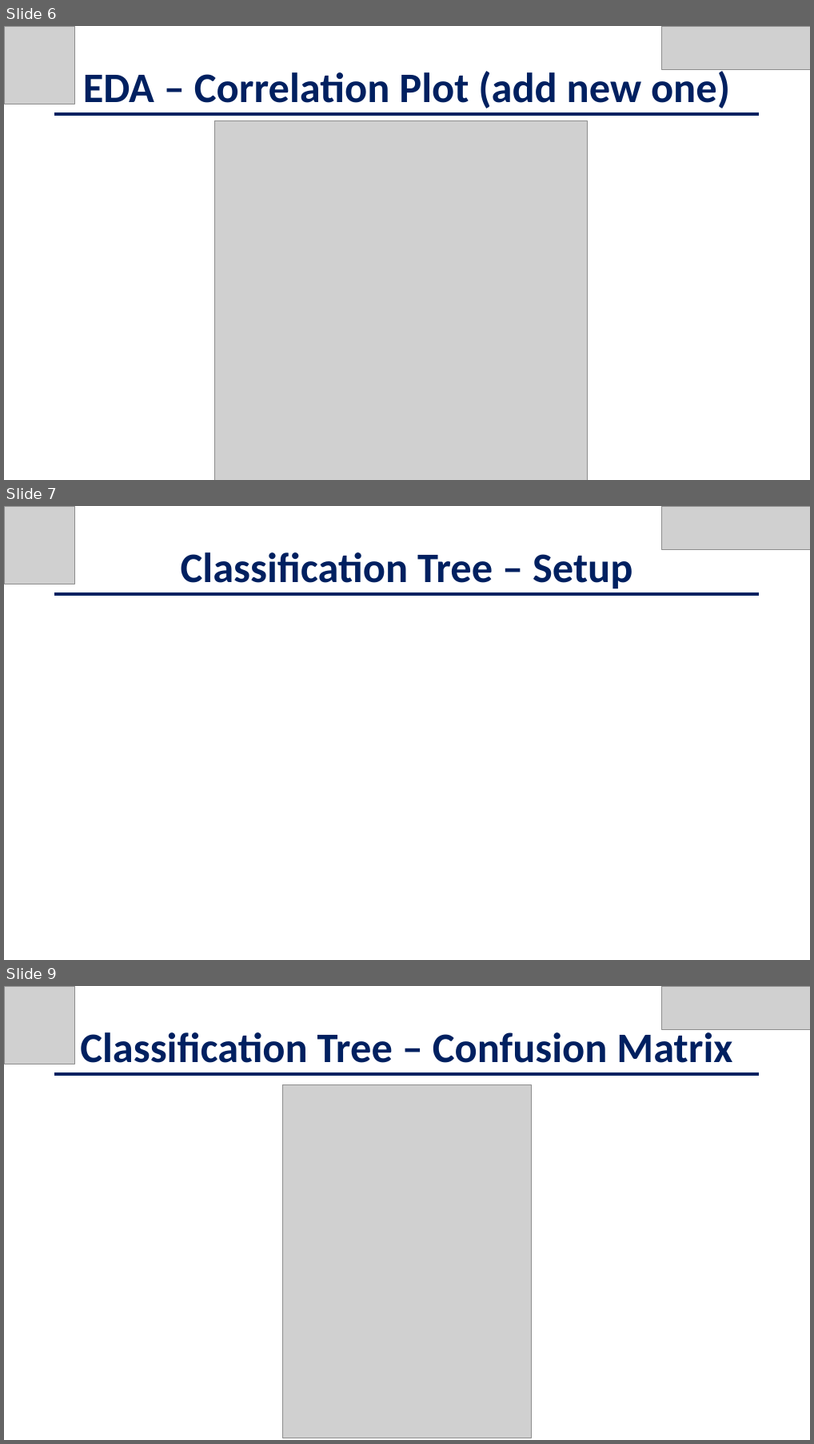
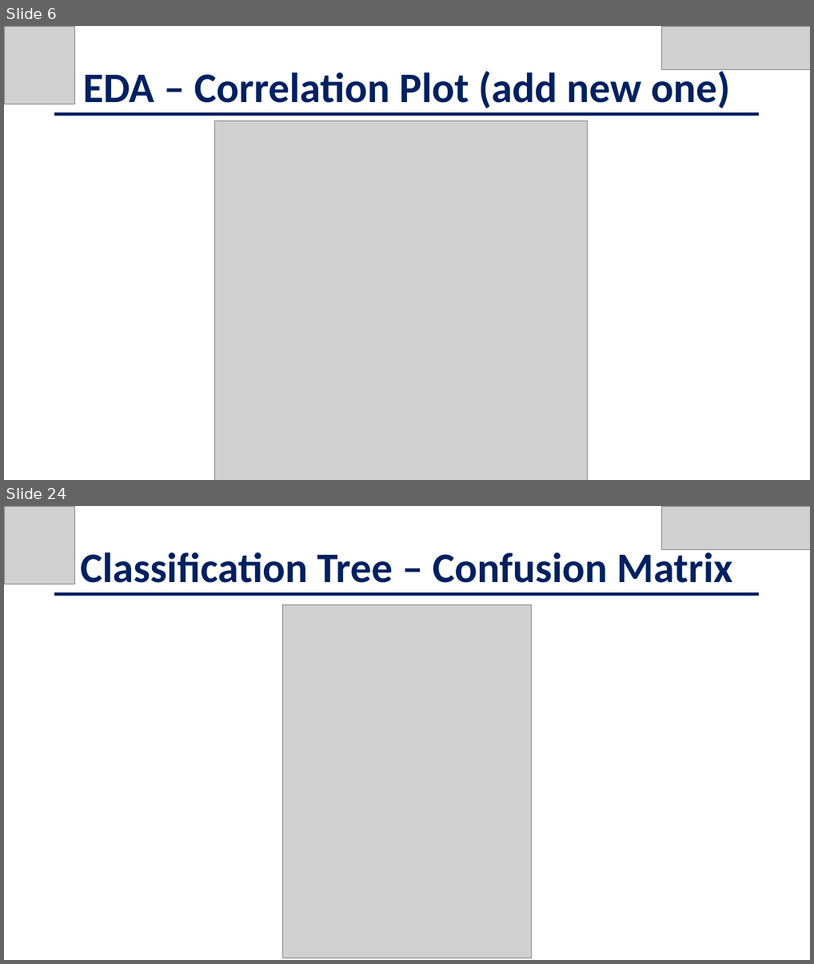
Before and after one commit to jschild01/JMB_DATS_6101, a slide deck: Project2/EDA_LendingClub_Slides - Project 2.pptx. Shown one above the other, each under a label of ours: slides 6, 7 and 9 before the commit, slides 6 and 24 after it; the slides between them are not shown. The pictures are 814x1444 and 814x964 pixels, drawn with LibreOffice and Linux fonts; fonts in the diff are those of the drawing; grey boxes stand for pictures. Boxes give left, top, right and bottom in pixels: in the first picture for what was removed or moved away, otherwise in the second. Text is boxed around its words. In the diff, an @@ line names an element or a change of style, - is before the commit and + after.

```diff
--- a/Project2/EDA_LendingClub_Slides - Project 2.pptx
+++ b/Project2/EDA_LendingClub_Slides - Project 2.pptx
@@ slide 7 removed at [4,506,810,960], background #FFFFFF @@
@@ picture removed at [4,506,74,584] @@
@@ picture removed at [662,506,810,549] @@
@@ text removed at [181,552,633,589] @@
-Classification Tree – Setup
@@ line removed from (54, 594) to (759, 594) @@
@@ what was slide 9 is now slide 24 @@
```
Also in this commit, not shown: 6 slides changed, 2 slides added.
